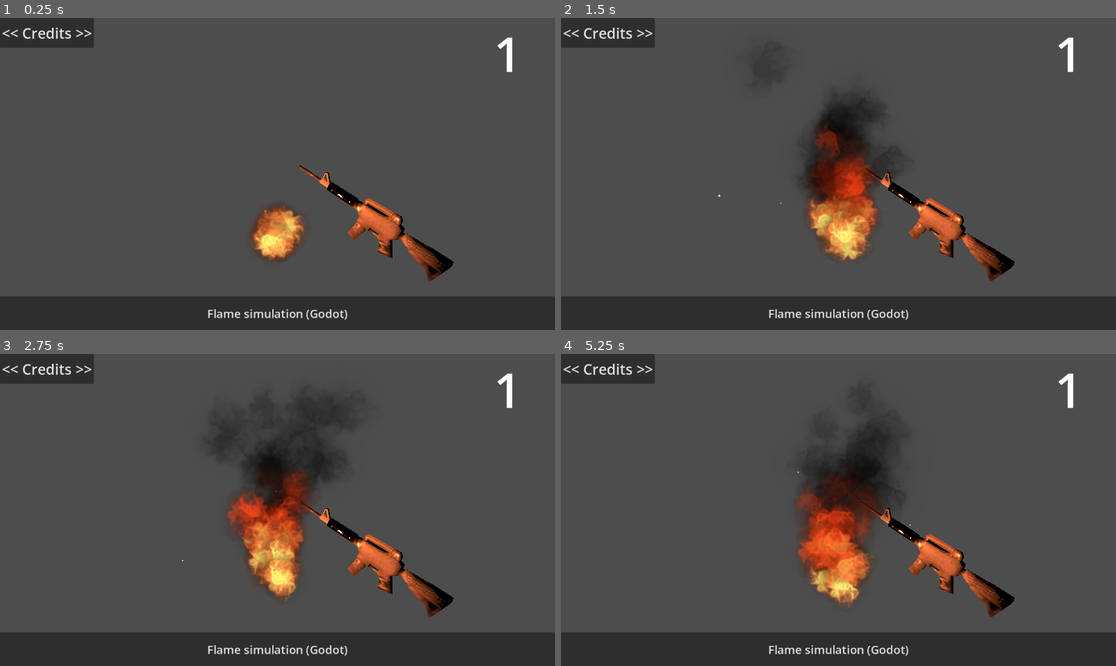
Above: before the commit, frames 1-4 (two rows, left to right).
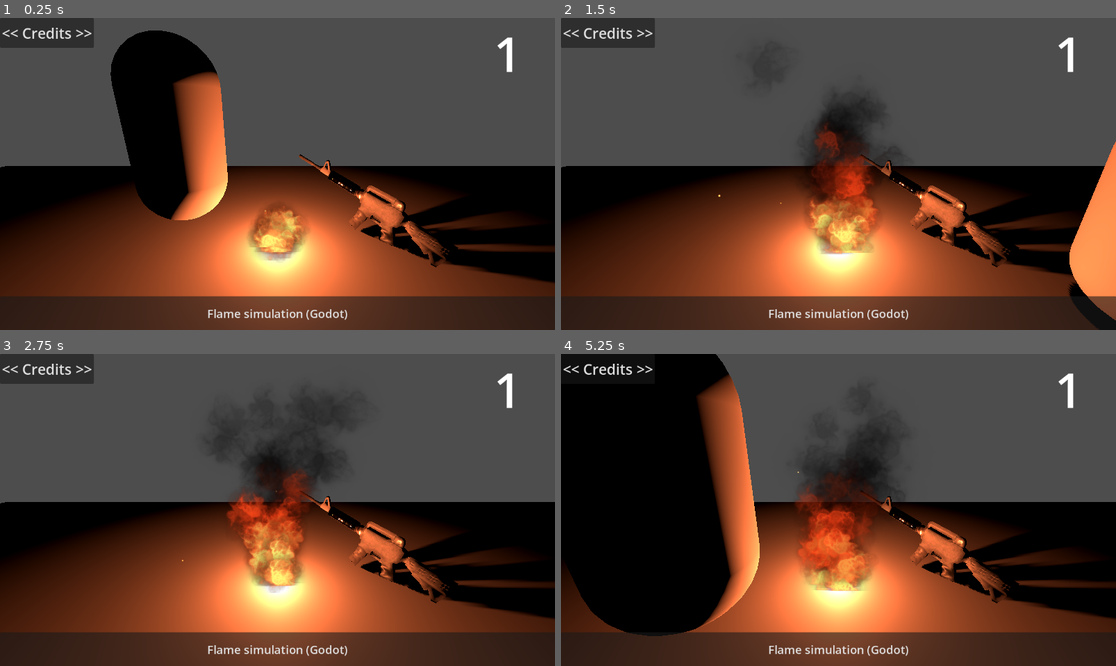
Above: after the commit, the same moments.

Repository: 1UpJohn/godot-testing-and-stuff
Game: Godot game, scene res://mainvfx.tscn
Two runs of this game, one before a commit and one after it. Both use one fixed random seed, a clock stepped at 60 frames per second and the inputs below.
Inputs (mouse positions are in pixels of both pictures, inside the frame that each line leads up to):
- Up to frame 1 (0.25 s): no input
- Up to frame 2 (1.5 s): tap Enter (ui_accept) at 0.5, 0.6, 0.77, 1.07 s; move the mouse to (960, 158) at 0.52 s; hold Right (ui_right) 0.53-1.28 s; click (960, 158) at 0.67 s; move the mouse to (727, 189) at 1.27 s; hold Down (ui_down) from 1.28 s (still down); tap Shift at 1.35 s
- Up to frame 3 (2.75 s): tap Enter (ui_accept) at 1.52, 1.55, 1.82, 2.3 s; move the mouse to (333, 441) at 2.02 s; release Down (ui_down) at 2.03 s; hold Right (ui_right) from 2.03 s (still down); tap Ctrl at 2.1 s
- Up to frame 4 (5.25 s): move the mouse to (810, 572) at 2.77 s; release Right (ui_right) at 2.78 s; hold Up (ui_up) 2.78-3.53 s; tap Enter (ui_accept) at 2.85, 3.02, 3.32, 3.77, 3.8, 4.07, 4.52, 4.55, 4.82, 5.1 s; click (810, 572) at 2.92 s; move the mouse to (1005, 556) at 3.52 s; hold Left (ui_left) 3.53-5.03 s; tap Shift at 3.6 s; move the mouse to (672, 463) at 4.27 s; tap Ctrl at 4.35 s; move the mouse to (866, 510) at 5.02 s; hold Down (ui_down) from 5.03 s (still down); click (866, 510) at 5.17 s

The runs differ from the first frame. In frame 1, 55% of the frame differs, in the area x 0-100%, y 4-100%; in frame 2, 46%; in frame 3, 46%; in frame 4, 61%, in the area x 0-100%, y 0-100%.

Commit message:
added new things + credits??

Diff:
--- /dev/null
+++ b/character_body_3d.gd
@@ -0,0 +1,28 @@
+extends CharacterBody3D
+
+
+const SPEED = 5.0
+const JUMP_VELOCITY = 4.5
+
+
+func _physics_process(delta: float) -> void:
+	# Add the gravity.
+	if not is_on_floor():
+		velocity += get_gravity() * delta
+
+	# Handle jump.
+	if Input.is_action_just_pressed("ui_accept") and is_on_floor():
+		velocity.y = JUMP_VELOCITY
+
+	# Get the input direction and handle the movement/deceleration.
+	# As good practice, you should replace UI actions with custom gameplay actions.
+	var input_dir := Input.get_vector("ui_left", "ui_right", "ui_up", "ui_down")
+	var direction := (transform.basis * Vector3(input_dir.x, 0, input_dir.y)).normalized()
+	if direction:
+		velocity.x = direction.x * SPEED
+		velocity.z = direction.z * SPEED
+	else:
+		velocity.x = move_toward(velocity.x, 0, SPEED)
+		velocity.z = move_toward(velocity.z, 0, SPEED)
+
+	move_and_slide()
--- a/mainvfx.tscn
+++ b/mainvfx.tscn
@@ -6,6 +6,7 @@
 [ext_resource type="Script" uid="uid://uusxfhw2epny" path="res://button.gd" id="4_f6bse"]
 [ext_resource type="Script" uid="uid://nf13altn2cux" path="res://creds.gd" id="4_mr55d"]
 [ext_resource type="PackedScene" uid="uid://cj51dd420qkwh" path="res://m4a1.glb" id="4_r0vmo"]
+[ext_resource type="Script" uid="uid://b42poyb8v3beg" path="res://character_body_3d.gd" id="7_gkjbp"]
 
 [sub_resource type="StandardMaterial3D" id="StandardMaterial3D_f6bse"]
 transparency = 1
@@ -87,6 +88,17 @@
 
 [sub_resource type="QuadMesh" id="QuadMesh_d07h5"]
 
+[sub_resource type="BoxShape3D" id="BoxShape3D_gkjbp"]
+
+[sub_resource type="CapsuleShape3D" id="CapsuleShape3D_d5odb"]
+
+[sub_resource type="CapsuleMesh" id="CapsuleMesh_k616r"]
+
+[sub_resource type="BoxMesh" id="BoxMesh_fs8qq"]
+
+[sub_resource type="ConcavePolygonShape3D" id="ConcavePolygonShape3D_gkjbp"]
+data = PackedVector3Array(-0.5, 0.5, 0.5, 0.5, 0.5, 0.5, -0.5, -0.5, 0.5, 0.5, 0.5, 0.5, 0.5, -0.5, 0.5, -0.5, -0.5, 0.5, 0.5, 0.5, -0.5, -0.5, 0.5, -0.5, 0.5, -0.5, -0.5, -0.5, 0.5, -0.5, -0.5, -0.5, -0.5, 0.5, -0.5, -0.5, 0.5, 0.5, 0.5, 0.5, 0.5, -0.5, 0.5, -0.5, 0.5, 0.5, 0.5, -0.5, 0.5, -0.5, -0.5, 0.5, -0.5, 0.5, -0.5, 0.5, -0.5, -0.5, 0.5, 0.5, -0.5, -0.5, -0.5, -0.5, 0.5, 0.5, -0.5, -0.5, 0.5, -0.5, -0.5, -0.5, 0.5, 0.5, 0.5, -0.5, 0.5, 0.5, 0.5, 0.5, -0.5, -0.5, 0.5, 0.5, -0.5, 0.5, -0.5, 0.5, 0.5, -0.5, -0.5, -0.5, 0.5, 0.5, -0.5, 0.5, -0.5, -0.5, -0.5, 0.5, -0.5, 0.5, 0.5, -0.5, -0.5, -0.5, -0.5, -0.5)
+
 [node name="Node3D" type="Node3D" unique_id=693637129]
 
 [node name="firevfx" type="Node3D" parent="." unique_id=664285480]
@@ -110,6 +122,7 @@
 light_indirect_energy = 5.752
 light_volumetric_fog_energy = 10.347
 light_size = 0.099
+shadow_enabled = true
 
 [node name="Camera3D" type="Camera3D" parent="." unique_id=1725481398]
 transform = Transform3D(1, 0, 0, 0, 0.9514441, 0.30782163, 0, -0.30782163, 0.9514441, 0, 1.6807519, 2.3178754)
@@ -195,4 +208,32 @@
 vertical_alignment = 1
 
 [node name="m4a1" parent="." unique_id=455473830 instance=ExtResource("4_r0vmo")]
-transform = Transform3D(0.1714162, 0.0643144, 0.20001593, 1.77688e-09, 0.2716769, -0.09180667, -0.17690633, 0.062318474, 0.19380863, 1.1819584, 0.12517297, -0.45785642)
+transform = Transform3D(0.1714162, 0.0643144, 0.20001593, 1.77688e-09, 0.2716769, -0.09180667, -0.17690633, 0.062318474, 0.19380863, 1.1819584, 0.32218385, -0.45785642)
+
+[node name="StaticBody3D" type="StaticBody3D" parent="m4a1" unique_id=1764826656]
+
+[node name="CollisionShape3D" type="CollisionShape3D" parent="m4a1/StaticBody3D" unique_id=1261718909]
+transform = Transform3D(-3.3186426, 0, -2.3841858e-07, -1.4901161e-07, 2.3652778, 1.1920929e-07, 0, 8.940697e-08, 6.699771, 0, 0, 0)
+shape = SubResource("BoxShape3D_gkjbp")
+
+[node name="CharacterBody3D" type="CharacterBody3D" parent="." unique_id=2042863227]
+transform = Transform3D(1, 0, 0, 0, 1, 0, 0, 0, 1, -1.1138461, 0, 0)
+script = ExtResource("7_gkjbp")
+
+[node name="CollisionShape3D" type="CollisionShape3D" parent="CharacterBody3D" unique_id=1165211582]
+transform = Transform3D(1, 0, 0, 0, 1, 0, 0, 0, 1, 0, 1.6555628, 0.009736121)
+shape = SubResource("CapsuleShape3D_d5odb")
+
+[node name="MeshInstance3D" type="MeshInstance3D" parent="CharacterBody3D" unique_id=18278780]
+transform = Transform3D(1, 0, 0, 0, 1, 0, 0, 0, 1, 0, 1.6665869, 0)
+cast_shadow = 2
+mesh = SubResource("CapsuleMesh_k616r")
+
+[node name="Plane" type="MeshInstance3D" parent="." unique_id=2116165558]
+transform = Transform3D(18.39774, 0, 0, 0, 0.095648944, 0, 0, 0, 8.4854765, 0.22875059, -0.18619692, 0.05339241)
+mesh = SubResource("BoxMesh_fs8qq")
+
+[node name="StaticBody3D" type="StaticBody3D" parent="Plane" unique_id=1869883422]
+
+[node name="CollisionShape3D" type="CollisionShape3D" parent="Plane/StaticBody3D" unique_id=608960226]
+shape = SubResource("ConcavePolygonShape3D_gkjbp")
--- a/project.godot
+++ b/project.godot
@@ -14,7 +14,7 @@
 
 [application]
 
-config/name="New Game Project"
+config/name="test"
 run/main_scene="uid://cnrps8tqku8cu"
 config/features=PackedStringArray("4.6", "GL Compatibility")
 config/icon="res://icon.svg"
Not shown, added: character_body_3d.gd.uid
